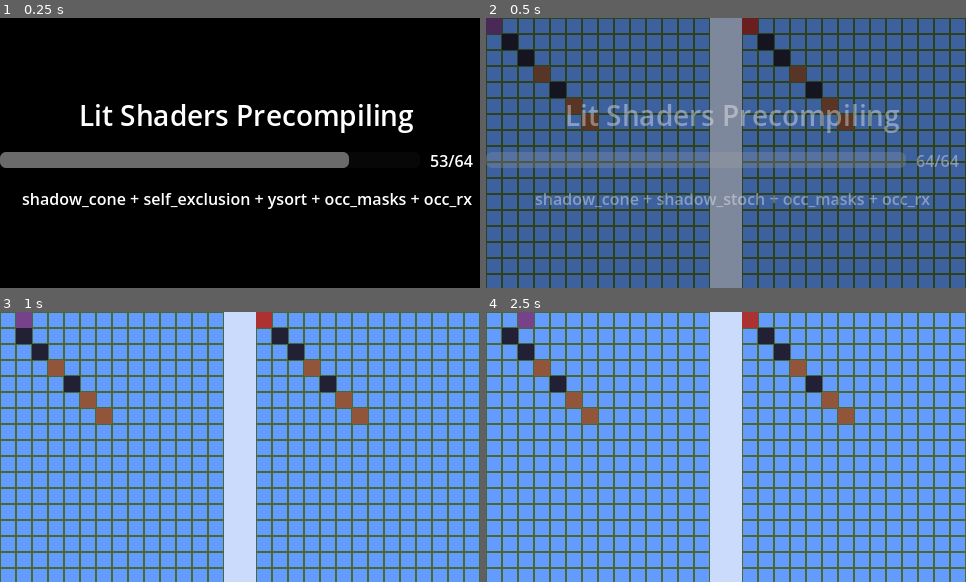
Above: before the commit, frames 1-4 (two rows, left to right).
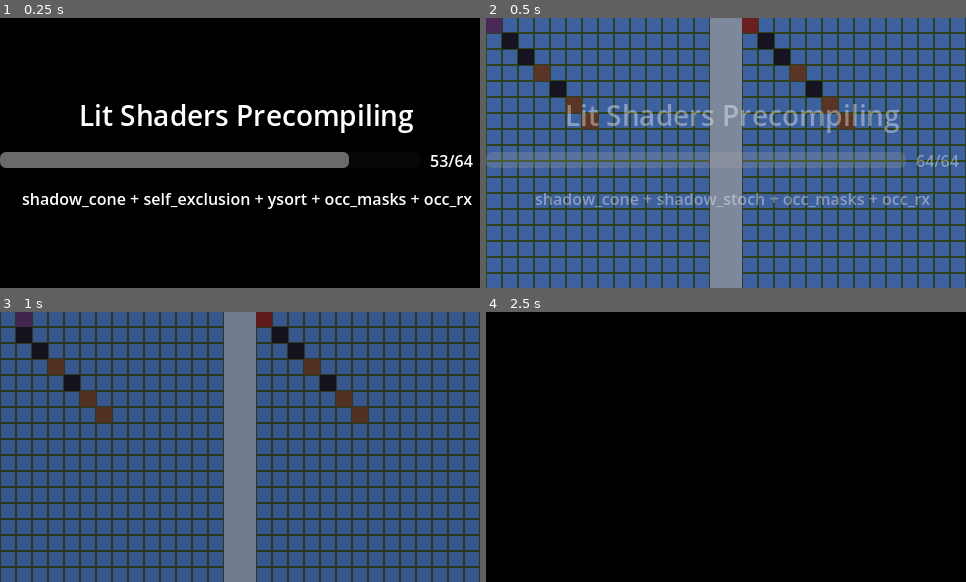
Above: after the commit, the same moments.

Repository: Melancholy-Dev/Split-Memories
Game: Godot game, scene res://scenes/game.tscn
Same seed, same stepped clock (60 frames per second), same inputs: the game is played once before the commit and once after it.
Inputs (mouse positions are in pixels of both pictures, inside the frame that each line leads up to):
- Up to frame 1 (0.25 s): no input
- Up to frame 2 (0.5 s): no input
- Up to frame 3 (1 s): tap Enter at 0.5 s; move the mouse to (345, 433) at 0.52 s; hold D (move_right_p1) from 0.53 s (still down); hold Space (undo, bound only after the commit) from 0.53 s (still down); click (345, 433) at 0.67 s
- Up to frame 4 (2.5 s): release D (move_right_p1) at 1.25 s; release Space (undo, bound only after the commit) at 1.25 s; drag from (630, 460) to (702, 501) at 1.27 s; tap Space (undo, bound only after the commit) at 2, 2.3 s; move the mouse to (774, 387) at 2.02 s; hold D (move_right_p1) from 2.03 s (still down); hold Left (move_left_p2) from 2.03 s (still down)

Frame 1 is identical in both runs. In frame 2, 10% of the frame differs, in the area x 0-100%, y 0-96%; in frame 3, 99%; in frame 4, 100%, in the area x 0-100%, y 0-100%.

Commit message:
Created an Undo Action System

Diff:
--- a/project.godot
+++ b/project.godot
@@ -20,17 +20,19 @@
 LitManager="*uid://brf2hvdtyyw3q"
 PhantomCameraManager="*uid://duq6jhf6unyis"
 InputManager="*uid://bscugmxnxur15"
+UndoManager="*uid://cjqi53j5xmbb7"
 
 [display]
 
 window/size/viewport_width=480
 window/size/viewport_height=270
+window/size/mode=3
 window/stretch/mode="canvas_items"
 window/stretch/aspect="expand"
 
 [editor_plugins]
 
-enabled=PackedStringArray("res://addons/gdscript_formatter/plugin.cfg", "res://addons/lit/plugin.cfg", "res://addons/phantom_camera/plugin.cfg")
+enabled=PackedStringArray("res://addons/gdscript_formatter/plugin.cfg", "res://addons/lit/plugin.cfg")
 
 [file_customization]
 
@@ -44,6 +46,12 @@
 "res://scripts/": "blue"
 }
 
+[global_group]
+
+scene_manager=""
+audio_manager=""
+animation_manager=""
+
 [input]
 
 move_up_p1={
@@ -84,6 +92,16 @@
 move_right_p2={
 "deadzone": 0.2,
 "events": [Object(InputEventKey,"resource_local_to_scene":false,"resource_name":"","device":-1,"window_id":0,"alt_press …(195 unchanged characters)…
+]
+}
+undo={
+"deadzone": 0.2,
+"events": [Object(InputEventKey,"resource_local_to_scene":false,"resource_name":"","device":-1,"window_id":0,"alt_pressed":false,"shift_pressed":false,"ctrl_pressed":false,"meta_pressed":false,"pressed":false,"keycode":0,"physical_keycode":32,"key_label":0,"unicode":32,"location":0,"echo":false,"script":null)
+]
+}
+pause={
+"deadzone": 0.2,
+"events": [Object(InputEventKey,"resource_local_to_scene":false,"resource_name":"","device":-1,"window_id":0,"alt_pressed":false,"shift_pressed":false,"ctrl_pressed":false,"meta_pressed":false,"pressed":false,"keycode":0,"physical_keycode":4194305,"key_label":0,"unicode":0,"location":0,"echo":false,"script":null)
 ]
 }
 
--- a/scenes/components/player.tscn
+++ b/scenes/components/player.tscn
@@ -85,17 +85,17 @@
 
 [node name="Components" type="Node" parent="." unique_id=1212383466]
 
-[node name="AnimationComponent" type="Node" parent="Components" unique_id=1117744600 node_paths=PackedStringArray("player", "animated_sprite")]
+[node name="AnimationComponent" type="Node" parent="Components" unique_id=1117744600 node_paths=PackedStringArray("player", "animated_sprite") groups=["animation_component"]]
 unique_name_in_owner = true
 script = ExtResource("2_acvb7")
 player = NodePath("../..")
 animated_sprite = NodePath("../../AnimatedSprite")
 
-[node name="AudioComponent" type="Node" parent="Components" unique_id=1976647451]
+[node name="AudioComponent" type="Node" parent="Components" unique_id=1976647451 groups=["audio_component"]]
 unique_name_in_owner = true
 script = ExtResource("2_sjsxr")
 
-[node name="MovementComponent" type="Node" parent="Components" unique_id=962384229 node_paths=PackedStringArray("player")]
+[node name="MovementComponent" type="Node" parent="Components" unique_id=962384229 node_paths=PackedStringArray("player") groups=["movement_components"]]
 unique_name_in_owner = true
 script = ExtResource("2_h3cwf")
 player = NodePath("../..")
--- a/scenes/game.tscn
+++ b/scenes/game.tscn
@@ -5,21 +5,61 @@
 [ext_resource type="Script" uid="uid://i0t2qqkkvlst" path="res://scripts/managers/animation_manager.gd" id="4_iywne"]
 [ext_resource type="PackedScene" uid="uid://oigabceown8o" path="res://scenes/levels/prototype.tscn" id="5_iywne"]
 
+[sub_resource type="Animation" id="Animation_lbhrr"]
+length = 0.001
+tracks/0/type = "value"
+tracks/0/imported = false
+tracks/0/enabled = true
+tracks/0/path = NodePath(".:color")
+tracks/0/interp = 1
+tracks/0/loop_wrap = true
+tracks/0/keys = {
+"times": PackedFloat32Array(0),
+"transitions": PackedFloat32Array(1),
+"update": 0,
+"values": [Color(0, 0, 0, 0)]
+}
+
+[sub_resource type="Animation" id="Animation_iywne"]
+resource_name = "black_transition"
+length = 1.5
+tracks/0/type = "value"
+tracks/0/imported = false
+tracks/0/enabled = true
+tracks/0/path = NodePath(".:color")
+tracks/0/interp = 1
+tracks/0/loop_wrap = true
+tracks/0/keys = {
+"times": PackedFloat32Array(0, 0.15, 0.35, 0.5),
+"transitions": PackedFloat32Array(1, 1, 1, 1),
+"update": 0,
+"values": [Color(0, 0, 0, 0), Color(0, 0, 0, 1), Color(0, 0, 0, 1), Color(0, 0, 0, 0)]
+}
+
+[sub_resource type="AnimationLibrary" id="AnimationLibrary_p57ef"]
+_data = {
+&"RESET": SubResource("Animation_lbhrr"),
+&"black_transition": SubResource("Animation_iywne")
+}
+
 [node name="Game" type="Node2D" unique_id=1715201550]
 
 [node name="Managers" type="Node" parent="." unique_id=1731005612]
 
-[node name="SceneManager" type="Node" parent="Managers" unique_id=1629852135]
+[node name="SceneManager" type="Node" parent="Managers" unique_id=1629852135 groups=["scene_manager"]]
 unique_name_in_owner = true
 script = ExtResource("2_lnu2h")
 
-[node name="AudioManager" type="Node" parent="Managers" unique_id=316114605]
+[node name="AnimationManager" type="Node" parent="Managers" unique_id=1589977257 node_paths=PackedStringArray("animation_player") groups=["animation_manager"]]
+unique_name_in_owner = true
+script = ExtResource("4_iywne")
+animation_player = NodePath("../../UILayers/Transitions/AnimationPlayer")
+
+[node name="AudioManager" type="Node" parent="Managers" unique_id=316114605 node_paths=PackedStringArray("_sound_player", "_music_player") groups=["audio_manager"]]
 unique_name_in_owner = true
 script = ExtResource("3_lbhrr")
-
-[node name="AnimationManager" type="Node" parent="Managers" unique_id=1589977257]
-unique_name_in_owner = true
-script = ExtResource("4_iywne")
+_sound_player = NodePath("../../Audio/Sound")
+_music_player = NodePath("../../Audio/Music")
 
 [node name="Levels" type="Node2D" parent="." unique_id=916306363]
 
@@ -27,4 +67,27 @@
 
 [node name="UILayers" type="Node" parent="." unique_id=1577220794]
 
+[node name="Transitions" type="CanvasLayer" parent="UILayers" unique_id=568035319]
+
+[node name="ColorReact" type="ColorRect" parent="UILayers/Transitions" unique_id=620808441]
+anchors_preset = 15
+anchor_right = 1.0
+anchor_bottom = 1.0
+grow_horizontal = 2
+grow_vertical = 2
+color = Color(0, 0, 0, 0)
+
+[node name="AnimationPlayer" type="AnimationPlayer" parent="UILayers/Transitions" unique_id=625704565]
+root_node = NodePath("../ColorReact")
+libraries/ = SubResource("AnimationLibrary_p57ef")
+
+[node name="Audio" type="Node" parent="." unique_id=1579824888]
+
+[node name="Music" type="AudioStreamPlayer" parent="Audio" unique_id=330224502]
+
+[node name="Sound" type="AudioStreamPlayer" parent="Audio" unique_id=1941914208]
+
 [node name="Camera" type="Node" parent="." unique_id=128163797]
+
+[node name="Camera2D" type="Camera2D" parent="Camera" unique_id=1664677405]
+position = Vector2(240, 136)
--- a/scripts/components/audio_component.gd
+++ b/scripts/components/audio_component.gd
@@ -1,11 +1 @@
-extends Node
-
-
-# Called when the node enters the scene tree for the first time.
-func _ready() -> void:
-	pass # Replace with function body.
-
-
-# Called every frame. 'delta' is the elapsed time since the previous frame.
-func _process(delta: float) -> void:
-	pass
+class_name AudioComponent extends Node
--- a/scripts/components/movement_component.gd
+++ b/scripts/components/movement_component.gd
@@ -2,7 +2,7 @@
 
 # Nodes
 @export var player: Player
-@export var board: GridBoard
+@export var board: Grid
 
 # Variables
 var movement_duration := 0.12
@@ -16,14 +16,23 @@
 		InputManager.direction_pressed_p2.connect(_on_direction_pressed)
 
 func _on_direction_pressed(direction: Vector2i) -> void:
+	if is_moving or UndoManager.is_undoing():
+		return
+
+	is_moving = true
+	var previous_state := UndoManager.capture_state()
 	var moved_entities := board.try_move_player(player, direction)
+	if not moved_entities.is_empty():
+		UndoManager.commit_state(previous_state)
+
 	if moved_entities.is_empty():
 		await get_tree().create_timer(movement_duration).timeout
 	else:
 		await _animate_entities(moved_entities)
 
+	is_moving = false
+
 func _animate_entities(entities: Array[GridEntity]) -> void:
-	var animations: Array[Signal] = []
 	for entity in entities:
 		var target_position := board.cell_to_world(entity.grid_position)
 		var tween := entity.create_tween()
@@ -35,6 +44,5 @@
 			target_position,
 			movement_duration
 		)
-		animations.append(tween.finished)
-	for animation_finished in animations:
-		await animation_finished
+
+	await get_tree().create_timer(movement_duration).timeout
--- a/scripts/entities/grid_entity.gd
+++ b/scripts/entities/grid_entity.gd
@@ -6,10 +6,10 @@
 # Variables
 @export var initial_grid_position: Vector2i
 var grid_position: Vector2i
-var board: GridBoard
+var board: Grid
 
 
-func init(_board: GridBoard, _position: Vector2i) -> void:
+func init(_board: Grid, _position: Vector2i) -> void:
 	board = _board
 	initial_grid_position = _position
 	grid_position = _position
--- a/scripts/grid/grid.gd
+++ b/scripts/grid/grid.gd
@@ -1,4 +1,4 @@
-class_name GridBoard extends Node2D
+class_name Grid extends Node2D
 
 # Signals
 signal player_step_completed(direction: Vector2i, moved_entities: Array[GridEntity])
@@ -61,6 +61,30 @@
 	if is_inside_grid(cell) and get_entity_at(cell) == entity:
 		cells[cell.y][cell.x] = null
 
+func create_snapshot() -> Dictionary:
+	var snapshot: Dictionary = {}
+	for row in cells:
+		for entity in row:
+			if entity != null:
+				snapshot[entity] = entity.grid_position
+	return snapshot
+
+func restore_snapshot(snapshot: Dictionary) -> void:
+	for row in cells:
+		row.fill(null)
+	for entity_key in snapshot:
+		var entity: GridEntity
+		if entity_key is GridEntity:
+			entity = entity_key
+		if entity == null:
+			continue
+		var cell: Vector2i = snapshot[entity_key]
+		if not is_inside_grid(cell):
+			continue
+		cells[cell.y][cell.x] = entity
+		entity.set_grid_position(cell)
+		entity.position = cell_to_world(cell)
+
 func _set_entity_cell(entity: GridEntity, new_cell: Vector2i) -> void:
 	var old_cell := entity.grid_position
 	if is_inside_grid(old_cell) and get_entity_at(old_cell) == entity:
@@ -81,19 +105,16 @@
 	var player_cell := player.grid_position
 	var next_cell := player_cell + direction
 	var entity := get_entity_at(next_cell)
-
 	# Player cannot exit from the grid
 	if not is_inside_grid(next_cell):
 		player_step_completed.emit(direction, moved_entities)
 		return moved_entities
-
 	# Empity cell (only player move)
 	if entity == null:
 		_move_entity_in_grid(player, next_cell)
 		moved_entities.append(player)
 		player_step_completed.emit(direction, moved_entities)
 		return moved_entities
-
 	# Static object encountered (player cannot move)
 	if not entity.can_be_pushed():
 		player_step_completed.emit(direction, moved_entities)
--- a/scripts/managers/animation_manager.gd
+++ b/scripts/managers/animation_manager.gd
@@ -1,11 +1,14 @@
-extends Node
+class_name AnimationManager extends Node
+
+# Nodes
+@export var animation_player: AnimationPlayer
 
 
-# Called when the node enters the scene tree for the first time.
 func _ready() -> void:
-	pass # Replace with function body.
+	UndoManager.is_undoing_started.connect(play_undo_transition)
 
-
-# Called every frame. 'delta' is the elapsed time since the previous frame.
-func _process(delta: float) -> void:
-	pass
+func play_undo_transition() -> void:
+	if animation_player.is_playing():
+		animation_player.play("RESET")
+		animation_player.play("black_transition")
+	animation_player.play("black_transition")
--- a/scripts/managers/audio_manager.gd
+++ b/scripts/managers/audio_manager.gd
@@ -1,11 +1,18 @@
-extends Node
+class_name AudioManager extends Node
+
+# Nodes
+@export var _sound_player: AudioStreamPlayer
+@export var _music_player: AudioStreamPlayer
+
+# Audio files
+@export var undo_stream: AudioStream
 
 
-# Called when the node enters the scene tree for the first time.
 func _ready() -> void:
-	pass # Replace with function body.
+	UndoManager.is_undoing_started.connect(play_undo_sound)
 
-
-# Called every frame. 'delta' is the elapsed time since the previous frame.
-func _process(delta: float) -> void:
-	pass
+func play_undo_sound() -> void:
+	if undo_stream == null:
+		return
+	_sound_player.stream = undo_stream
+	_sound_player.play()
--- a/scripts/managers/input_manager.gd
+++ b/scripts/managers/input_manager.gd
@@ -3,9 +3,16 @@
 # Signals
 signal direction_pressed_p1(direction: Vector2i)
 signal direction_pressed_p2(direction: Vector2i)
+signal undo_pressed
+signal pause_pressed
 
 
 func _unhandled_input(event: InputEvent) -> void:
+	if event.is_action_pressed("undo"):
+		undo_pressed.emit()
+	if event.is_action_pressed("pause"):
+		pause_pressed.emit()
+
 	if event.is_action_pressed("move_up_p1"):
 		direction_pressed_p1.emit(Vector2i.UP)
 	elif event.is_action_pressed("move_down_p1"):
--- a/scripts/managers/level_manager.gd
+++ b/scripts/managers/level_manager.gd
@@ -1,7 +1,7 @@
 extends Node2D
 
 # Nodes
-@export var board: GridBoard
+@export var board: Grid
 @export var player: Player
 @onready var pushable_objects := $Entities/PushableObjects.get_children()
 @onready var static_objects := $Entities/StaticObjects.get_children()
@@ -13,3 +13,4 @@
 	for object in pushable_objects:
 		board.register_entity(object, object.initial_grid_position)
 	board.register_entity(player, player.initial_grid_position)
+	UndoManager.register_board(board)
--- a/scripts/managers/scene_manager.gd
+++ b/scripts/managers/scene_manager.gd
@@ -1,11 +1 @@
-extends Node
-
-
-# Called when the node enters the scene tree for the first time.
-func _ready() -> void:
-	pass # Replace with function body.
-
-
-# Called every frame. 'delta' is the elapsed time since the previous frame.
-func _process(delta: float) -> void:
-	pass
+class_name SceneManager extends Node
--- /dev/null
+++ b/scripts/managers/undo_manager.gd
@@ -0,0 +1,45 @@
+extends Node # Autoload Singleton class
+
+# Signals
+signal is_undoing_started()
+
+# Variables
+var _boards: Array[Grid] = []
+var _history: Array[Dictionary] = []
+var _is_undoing := false
+
+
+func _ready() -> void:
+	InputManager.undo_pressed.connect(_on_undo_pressed)
+
+func register_board(board: Grid) -> void:
+	if not _boards.has(board):
+		_boards.append(board)
+
+func capture_state() -> Dictionary:
+	var state: Dictionary = {}
+	for board in _boards:
+		state[board] = board.create_snapshot()
+	return state
+
+func commit_state(state: Dictionary) -> void:
+	if not state.is_empty():
+		_history.append(state)
+
+func _on_undo_pressed() -> void:
+	if _is_undoing or _history.is_empty():
+		return
+	_is_undoing = true
+	var animation_manager := get_tree().get_first_node_in_group("animation_manager")
+	is_undoing_started.emit()
+	var state: Dictionary = _history.pop_back()
+	for board in _boards:
+		if state.has(board):
+			board.restore_snapshot(state[board])
+	if animation_manager.animation_player.is_playing():
+		var anim = animation_manager.animation_player
+		await get_tree().create_timer(anim.get_animation(anim.current_animation).length * 0.4 - anim.current_animation_position).timeout
+	_is_undoing = false
+
+func is_undoing() -> bool:
+	return _is_undoing
Not shown, added: scripts/managers/undo_manager.gd.uid
